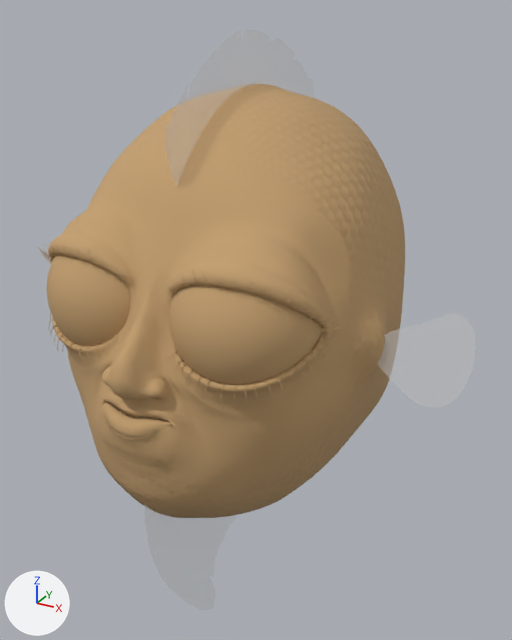
A saved change to the FBX model BaseAssets/FishyNew/fishyanimidle.fbx.
Camera for both pictures: a camera (50 mm lens) standing at (3.82, -7.96, 7.28) and looking at (-0.08, -0.89, 3.74). The axes (+X, +Y, +Z) are drawn at lower left. The lights are the same throughout. The picture after the commit comes second.

The scene before the commit, as lines of its bpy script (objects in view):
```python
mat_fishyface = bpy.data.materials.new('FishyFace')
mat_fishyface.use_nodes = True; mat_fishyface.node_tree.nodes.clear()
_N = mat_fishyface.node_tree.nodes; _L = mat_fishyface.node_tree.links
n0 = _N.new('ShaderNodeBsdfPrincipled'); n0.name = 'Principled BSDF'
n0.inputs[0].default_value = (0.547, 0.348, 0.161, 1.0)  # 'Base Color', brown #c39f70
n0.inputs[2].default_value = 0.955  # 'Roughness'
n1 = _N.new('ShaderNodeOutputMaterial'); n1.name = 'Material Output'
n2 = _N.new('ShaderNodeTexImage'); n2.name = 'Image Texture'
n2.image = img_fishynew_fishyface_normal_png
n3 = _N.new('ShaderNodeNormalMap'); n3.name = 'Normal Map'
_L.new(n2.outputs[0], n3.inputs[1])  # 'Color' to 'Color'
_L.new(n3.outputs[0], n0.inputs[5])  # 'Normal' to 'Normal'
_L.new(n0.outputs[0], n1.inputs[0])  # 'BSDF' to 'Surface'
me_body_001 = bpy.data.meshes.new('body.001')
me_body_001.from_pydata(...)  # 18064 vertices, 17244 faces; spans x -2.69..2.69, y -3.64..1.86, z 0.2..7.09
# faces by material slot: [16338, 906]
me_body_001.materials.append(mat_fishyface)
me_body_001.materials.append(mat_fins)
ob_fishybody = bpy.data.objects.new('FishyBody', me_body_001)
ob_fishybody.location = (0.0, 0.0, 0.0)
```
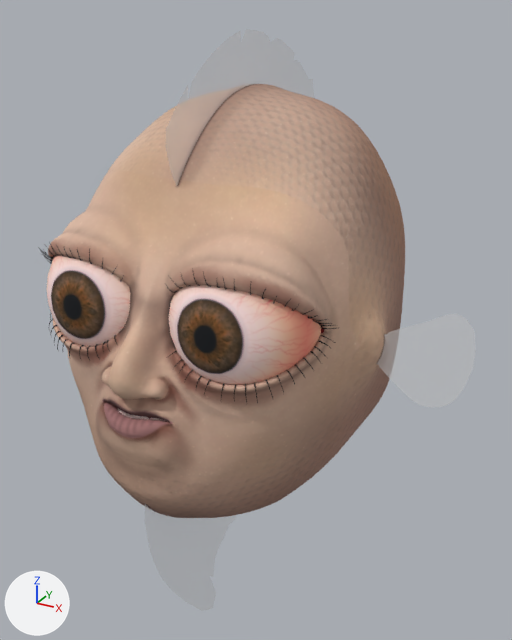
Location of each change, (x1, y1, x2, y2) in pixels of the pictures (512 x 640 px):
'FishyBody', surface changed
    both: (38, 81, 405, 519)

The change, as a list of edits to the scene's bpy script:
```text
Add img_fishynew_fishyface_basecolor_png:
    img_fishynew_fishyface_basecolor_png = load_image('fishynew_FishyFace_BaseColor.png', 'FishyNew/fishynew_FishyFace_BaseColor.png', 2048, 2048, 'sRGB')
Change mat_fishyface:
    where n0 = _N.new('ShaderNodeBsdfPrincipled'); n0.name = 'Principled BSDF'
    remove n0.inputs[0].default_value = (0.547, 0.348, 0.161, 1.0)  # 'Base Color', brown #c39f70
    where n2 = _N.new('ShaderNodeTexImage'); n2.name = 'Image Texture'
    n2.image: img_fishynew_fishyface_normal_png -> img_fishynew_fishyface_basecolor_png
    add n4 = _N.new('ShaderNodeTexImage'); n4.name = 'Image Texture.001'
    add n4.image = img_fishynew_fishyface_normal_png
    where n3 = _N.new('ShaderNodeNormalMap'); n3.name = 'Normal Map'
    remove _L.new(n2.outputs[0], n3.inputs[1])  # 'Color' to 'Color'
    add _L.new(n2.outputs[0], n0.inputs[0])  # 'Color' to 'Base Color'
    add _L.new(n4.outputs[0], n3.inputs[1])  # 'Color' to 'Color'
```
